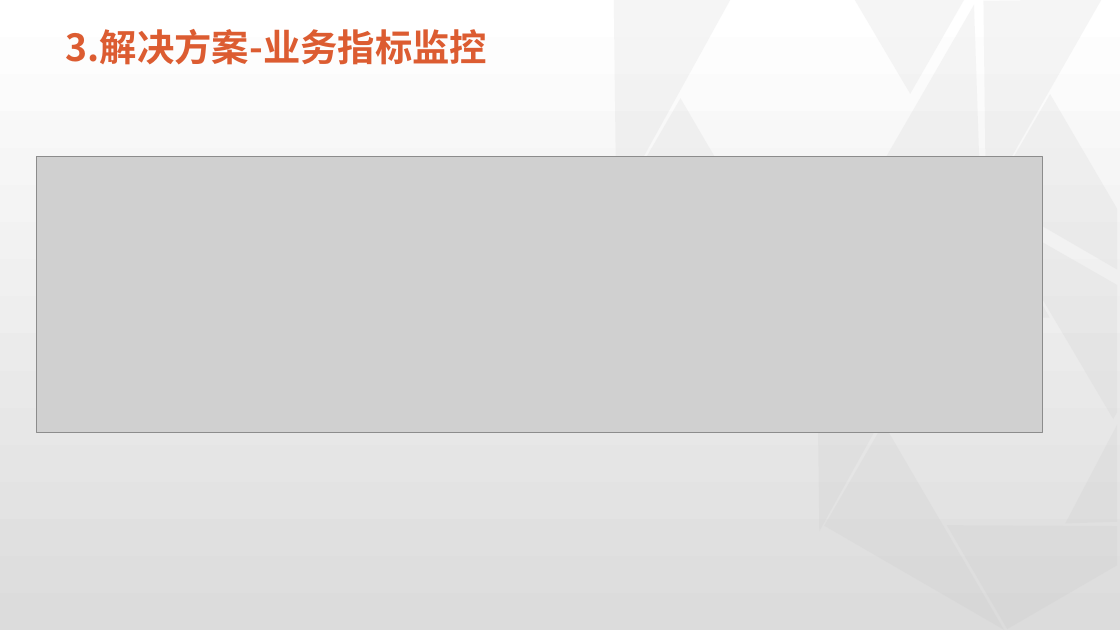
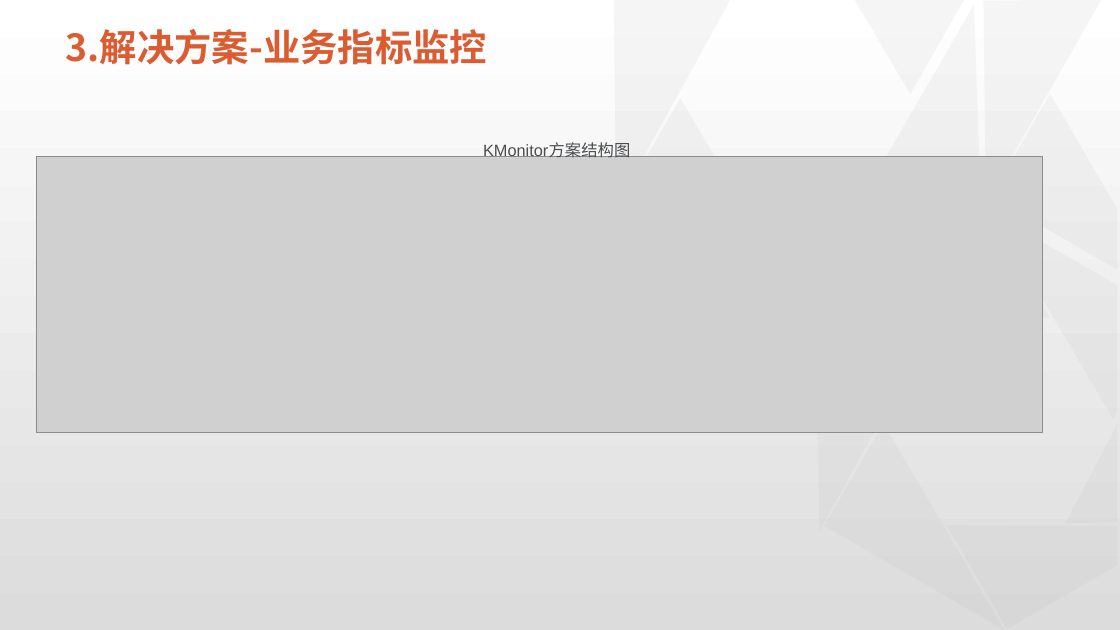
Before and after one commit to physicsLoveJava/java-miscellaneous, a slide deck: slide 15 of tech-interview/a-task/实习总结-07-26.pptx. Drawn at 1120x630 pixels with LibreOffice and Linux fonts; fonts in the diff are those of the drawing; grey boxes stand for pictures; background and template pictures are left out. Boxes give left, top, right and bottom in pixels: in the first picture for what was removed or moved away, otherwise in the second. Text is boxed around its words. In the diff, an @@ line names an element or a change of style, - is before the commit and + after.

```diff
--- a/tech-interview/a-task/实习总结-07-26.pptx
+++ b/tech-interview/a-task/实习总结-07-26.pptx
@@ text added at box(483, 143, 630, 158), 14 pt, text #4B4D4F @@
+KMonitor方案结构图
```
Also in this commit, not shown: 4 other slides changed.
